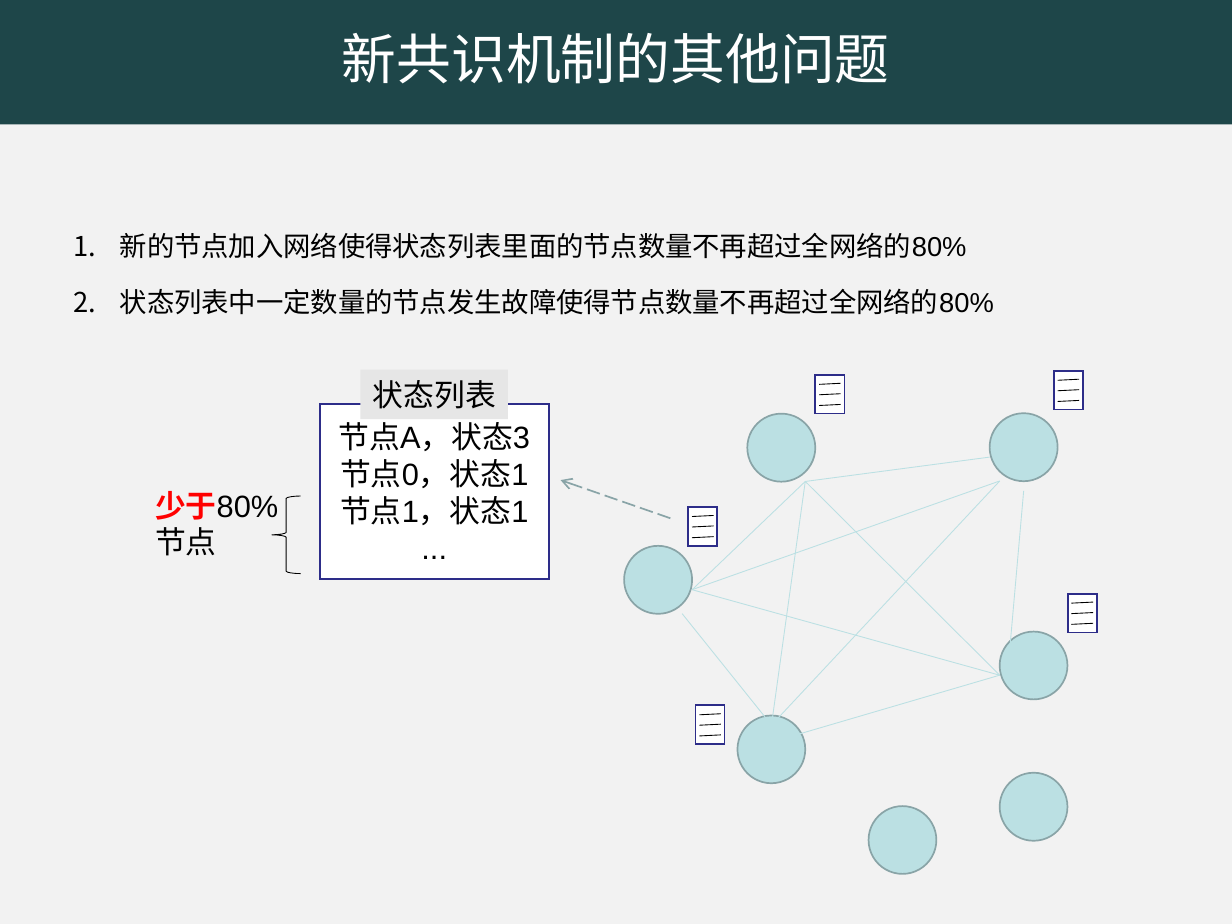
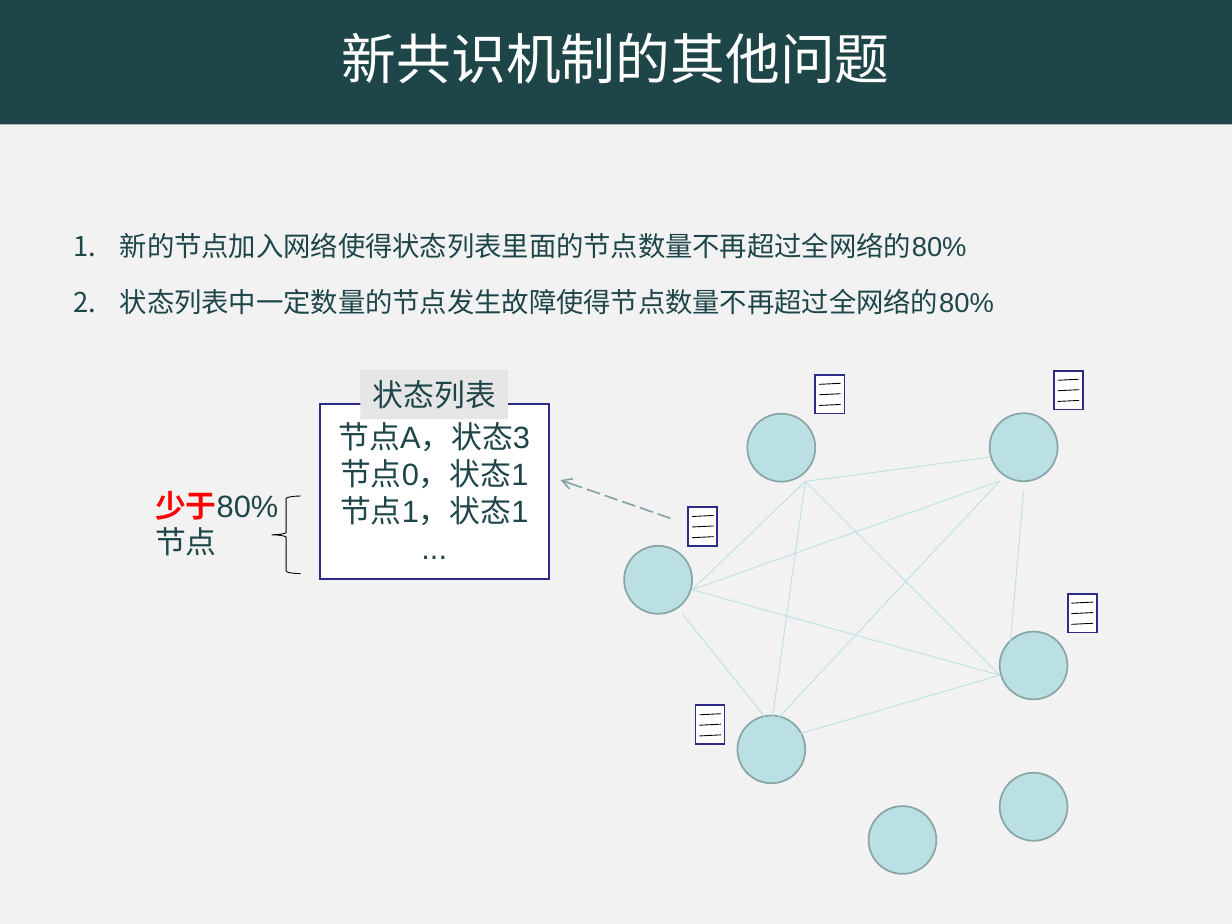
Before and after one commit to rjdyx/web-learning, a slide deck: slide 10 of PPT/苏锐佳开题报告.ppt. Drawn at 1232x924 pixels with LibreOffice and Linux fonts; fonts in the diff are those of the drawing. Boxes give left, top, right and bottom in pixels: in the first picture for what was removed or moved away, otherwise in the second. Text is boxed around its words. In the diff, an @@ line names an element or a change of style, - is before the commit and + after.

```diff
--- a/PPT/苏锐佳开题报告.ppt
+++ b/PPT/苏锐佳开题报告.ppt
@@ text "新的节点加入网络使得状态列表里面的节点数量不再超过全网络的80%" at [120, 233, 994, 315]: text colour #000000 to #1E4649; bullet colour #000000 to #1E4649 @@
@@ rectangle "状态列表" at [361, 370, 509, 419]: text colour #000000 to #1E4649 @@
@@ rectangle "节点A，状态3" at [320, 404, 549, 579]: text colour #000000 to #1E4649 @@
@@ text "少于80%" at [155, 491, 278, 556]: text colour #000000 to #1E4649 in "少于80%", "节点" @@
```
Also in this commit, not shown: 7 other slides changed, 1 other file.
